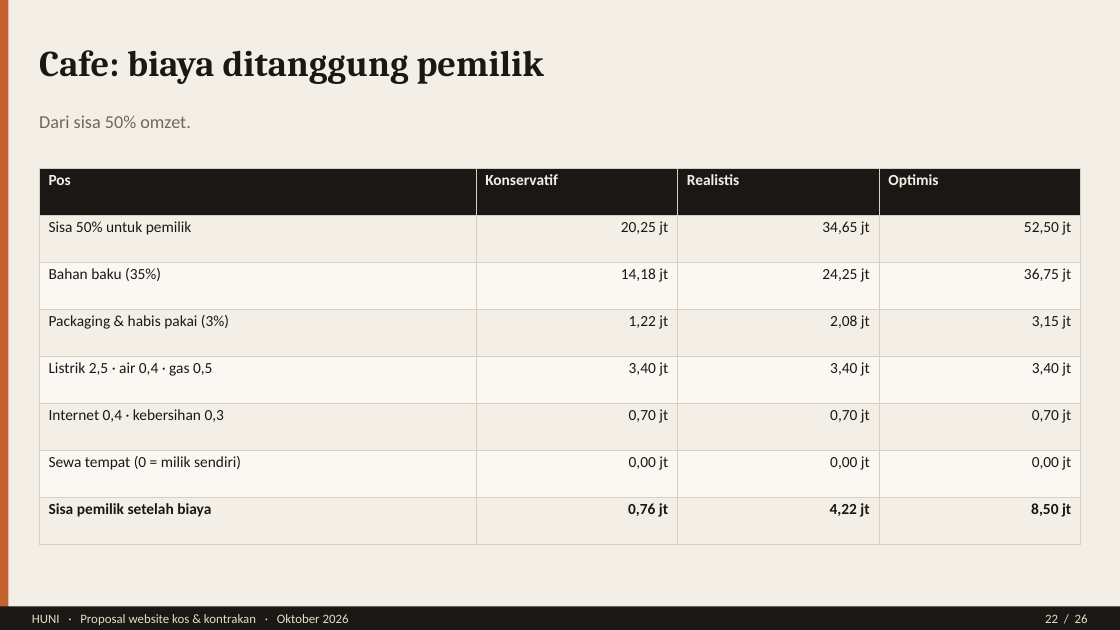
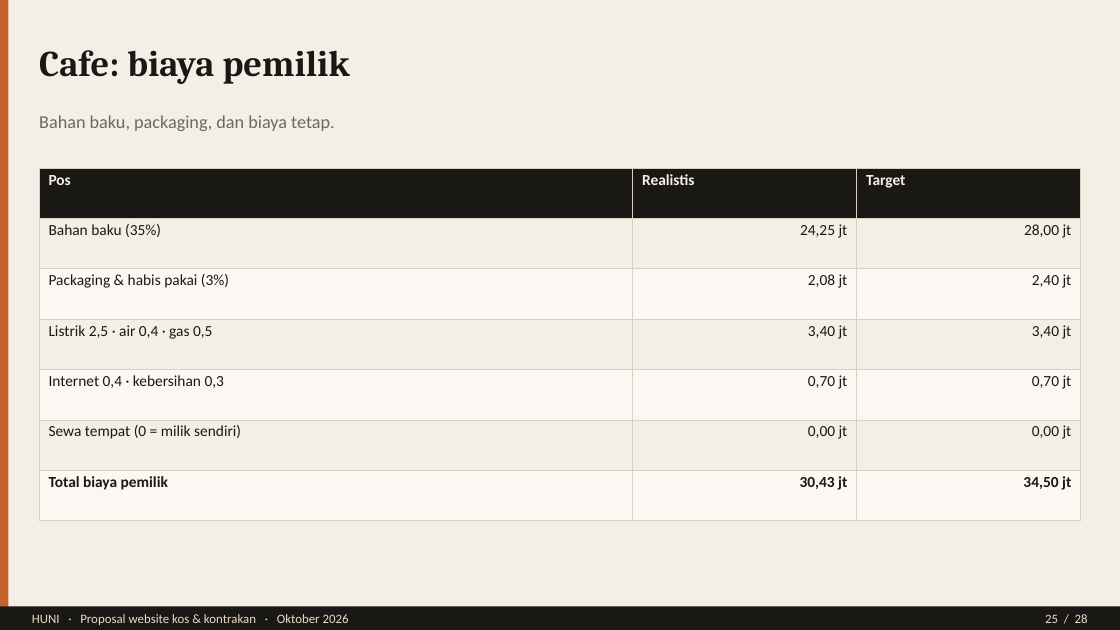
Before and after one commit to Luckywar123/Huni-porto, a slide deck: slide 25 of public/pitch/HUNI-Pitch-Deck-Lengkap.pptx (slide 22 before the commit). Drawn at 1120x630 pixels with LibreOffice and Linux fonts; fonts in the diff are those of the drawing. Boxes give left, top, right and bottom in pixels: in the first picture for what was removed or moved away, otherwise in the second. Text is boxed around its words. In the diff, an @@ line names an element or a change of style, - is before the commit and + after.

```diff
--- a/public/pitch/HUNI-Pitch-Deck-Lengkap.pptx
+++ b/public/pitch/HUNI-Pitch-Deck-Lengkap.pptx
@@ text at <box>39,50,350,84</box>: text changed @@
-Cafe: biaya ditanggung pemilik
+Cafe: biaya pemilik
@@ text at <box>39,115,335,131</box>: text changed @@
-Dari sisa 50% omzet.
+Bahan baku, packaging, dan biaya tetap.
@@ table at <box>39,168,1082,494</box> @@
-Pos | Konservatif | Realistis | Optimis
-Sisa 50% untuk pemilik | 20,25 jt | 34,65 jt | 52,50 jt
-Bahan baku (35%) | 14,18 jt | 24,25 jt | 36,75 jt
-Packaging & habis pakai (3%) | 1,22 jt | 2,08 jt | 3,15 jt
-Listrik 2,5 · air 0,4 · gas 0,5 | 3,40 jt | 3,40 jt | 3,40 jt
-Internet 0,4 · kebersihan 0,3 | 0,70 jt | 0,70 jt | 0,70 jt
-Sewa tempat (0 = milik sendiri) | 0,00 jt | 0,00 jt | 0,00 jt
-Sisa pemilik setelah biaya | 0,76 jt | 4,22 jt | 8,50 jt
+Pos | Realistis | Target
+Bahan baku (35%) | 24,25 jt | 28,00 jt
+Packaging & habis pakai (3%) | 2,08 jt | 2,40 jt
+Listrik 2,5 · air 0,4 · gas 0,5 | 3,40 jt | 3,40 jt
+Internet 0,4 · kebersihan 0,3 | 0,70 jt | 0,70 jt
+Sewa tempat (0 = milik sendiri) | 0,00 jt | 0,00 jt
+Total biaya pemilik | 30,43 jt | 34,50 jt
@@ text at <box>1045,614,1088,623</box>: text changed @@
-22 / 26
+25 / 28
```
Also in this commit, not shown: 23 other slides changed, 3 slides added, 1 slide removed, 3 other files.
